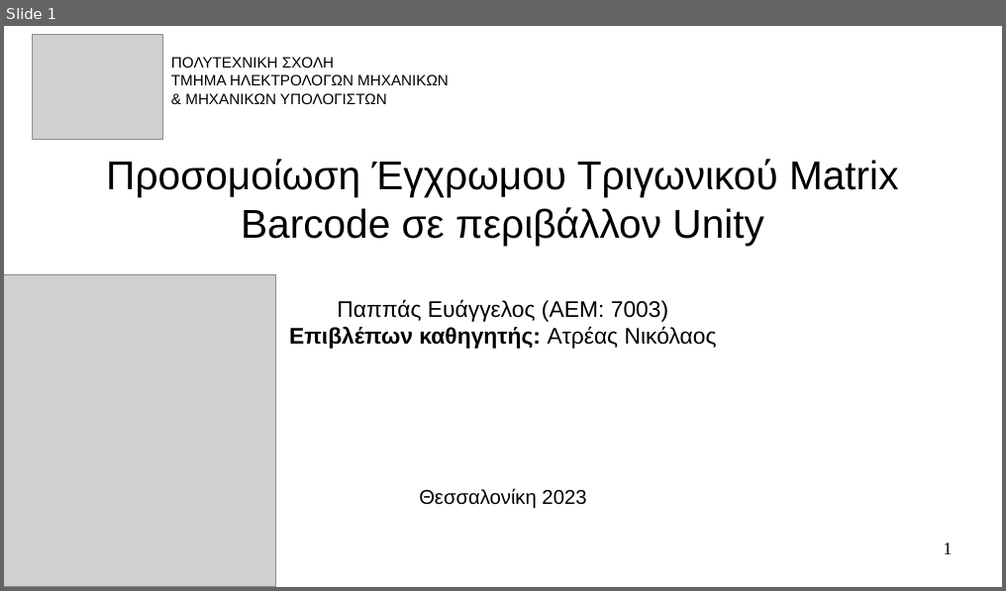
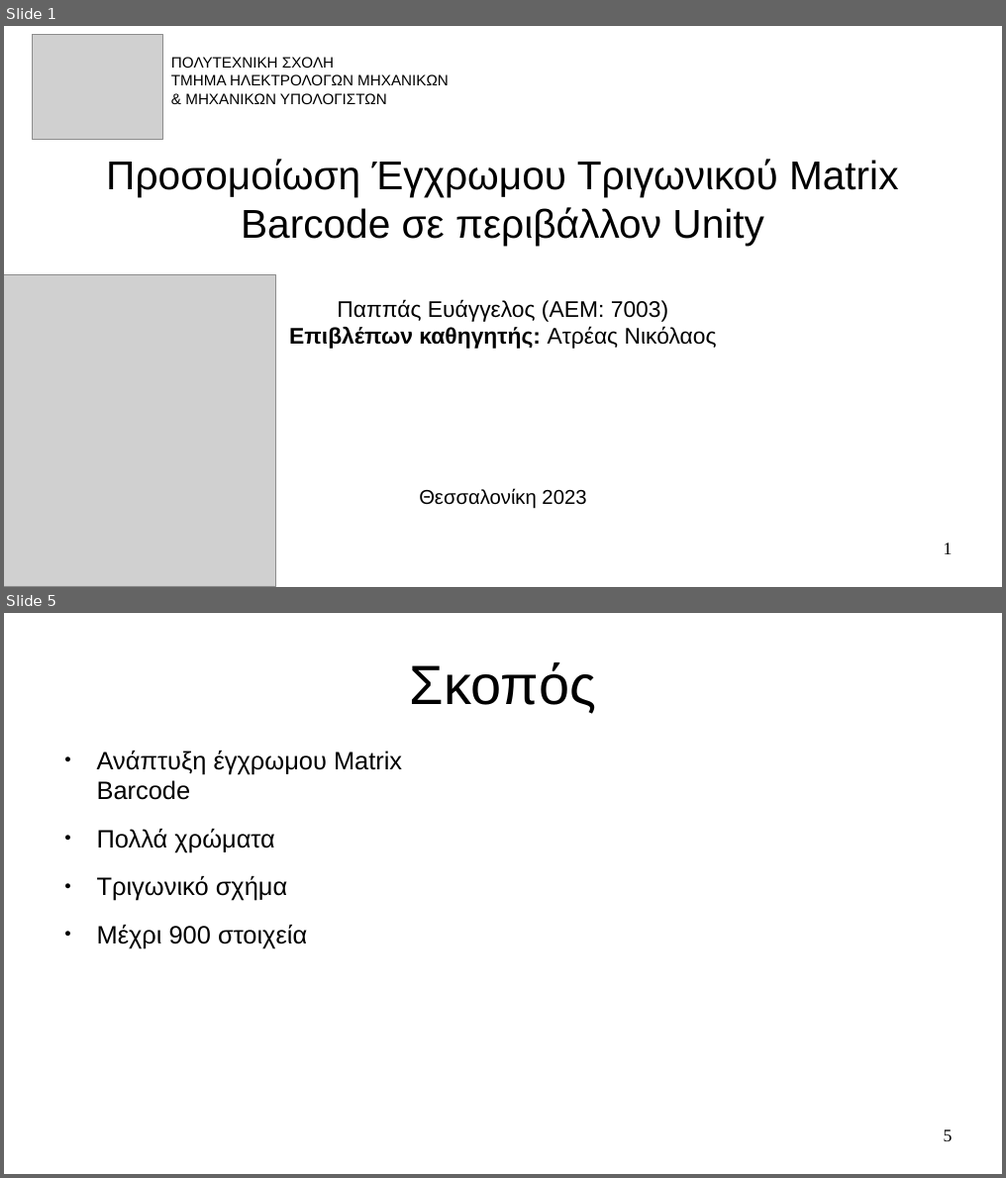
Before and after one commit to pevanget/Trigonix, a slide deck: Trigonix/Documentation/Παρουσίαση.odp. Shown one above the other, each under a label of ours: slide 1 before the commit, slides 1 and 5 after it; the slides between them are not shown. The pictures are 1006x591 and 1006x1178 pixels, drawn with LibreOffice and Linux fonts; fonts in the diff are those of the drawing; grey boxes stand for pictures. Boxes give left, top, right and bottom in pixels: in the first picture for what was removed or moved away, otherwise in the second. Text is boxed around its words. In the diff, an @@ line names an element or a change of style, - is before the commit and + after.

```diff
--- a/Trigonix/Documentation/Παρουσίαση.odp
+++ b/Trigonix/Documentation/Παρουσίαση.odp
@@ slide 5 added at box(4, 613, 1002, 1174), background #FFFFFF @@
@@ title added at box(410, 663, 597, 714), 44 pt, text #000000 @@
+Σκοπός
@@ text added at box(97, 751, 402, 949), 20 pt, text #000000 @@
+● Ανάπτυξη έγχρωμου Matrix Barcode
+● Πολλά χρώματα
+● Τριγωνικό σχήμα
+● Μέχρι 900 στοιχεία
@@ page number added at box(944, 1130, 952, 1142), 14 pt, text #000000 @@
+5
```
Also in this commit, not shown: 2 slides changed, 6 other slides added, 2 slides removed, 4 other files.
